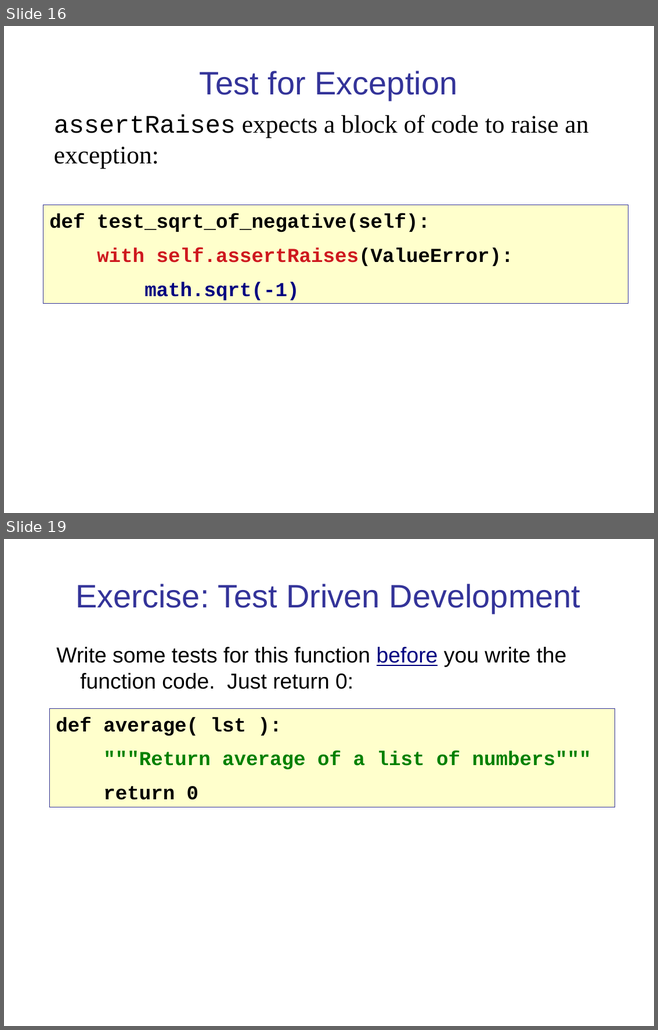
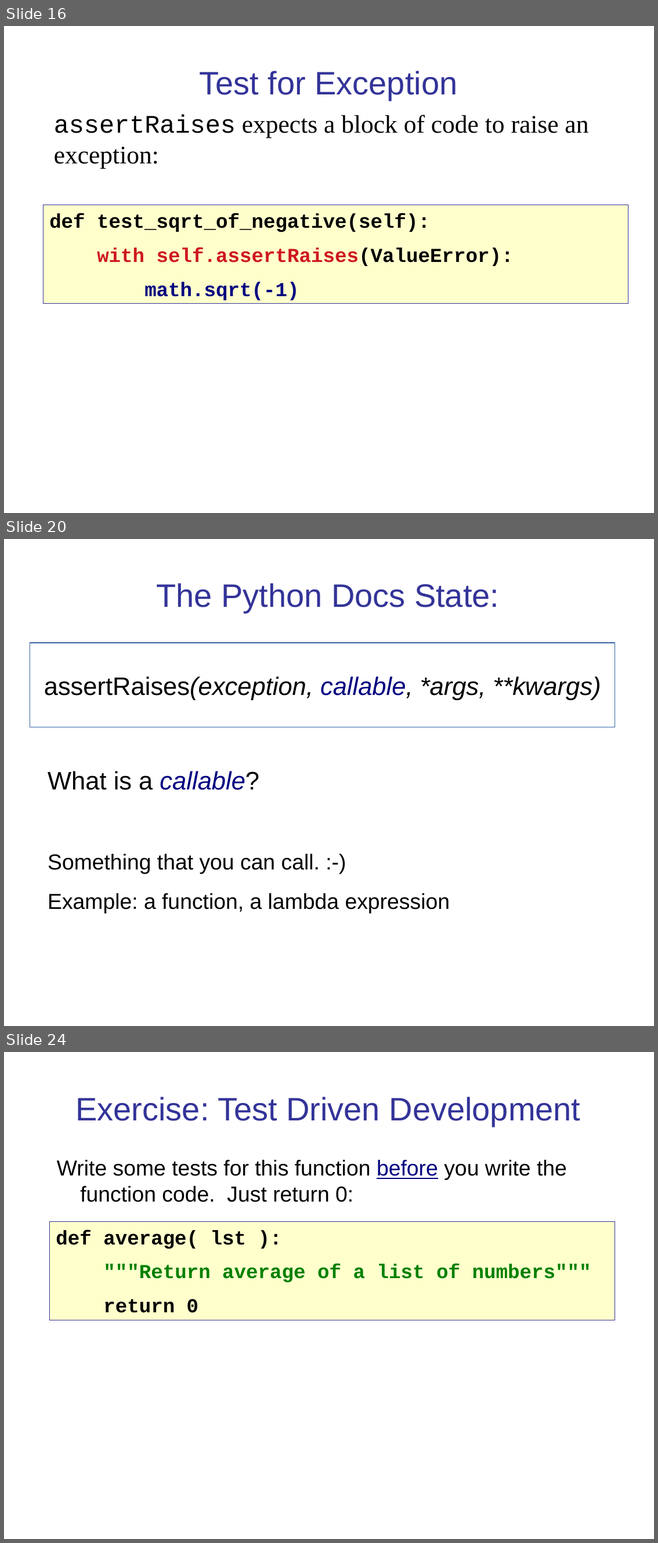
Before and after one commit to cpske/ISP, a slide deck: testing/PythonUnitTesting.ppt. Shown one above the other, each under a label of ours: slides 16 and 19 before the commit, slides 16, 20 and 24 after it; the slides between them are not shown. The pictures are 658x1030 and 658x1543 pixels, drawn with LibreOffice and Linux fonts; fonts in the diff are those of the drawing. Boxes give left, top, right and bottom in pixels: in the first picture for what was removed or moved away, otherwise in the second. Text is boxed around its words. In the diff, an @@ line names an element or a change of style, - is before the commit and + after.

Commit message:
improve unit testing slides for python

```diff
--- a/testing/PythonUnitTesting.ppt
+++ b/testing/PythonUnitTesting.ppt
@@ slide 20 added at [4, 539, 654, 1026], background #FFFFFF @@
@@ title added at [156, 583, 499, 613], 36 pt, text #333399 @@
+The Python Docs State:
@@ rectangle added at [30, 643, 615, 727], outline #3465A4 0.74 pt, 28 pt, text #000000, italic @@
+assertRaises(exception, callable, *args, **kwargs)
@@ text added at [48, 771, 450, 913], 24 pt, text #000000 @@
+What is a callable?
+Something that you can call. :-)
+Example: a function, a lambda expression
@@ what was slide 19 is now slide 24 @@
```
Also in this commit, not shown: 6 slides changed, 4 other slides added, 5 other files.
